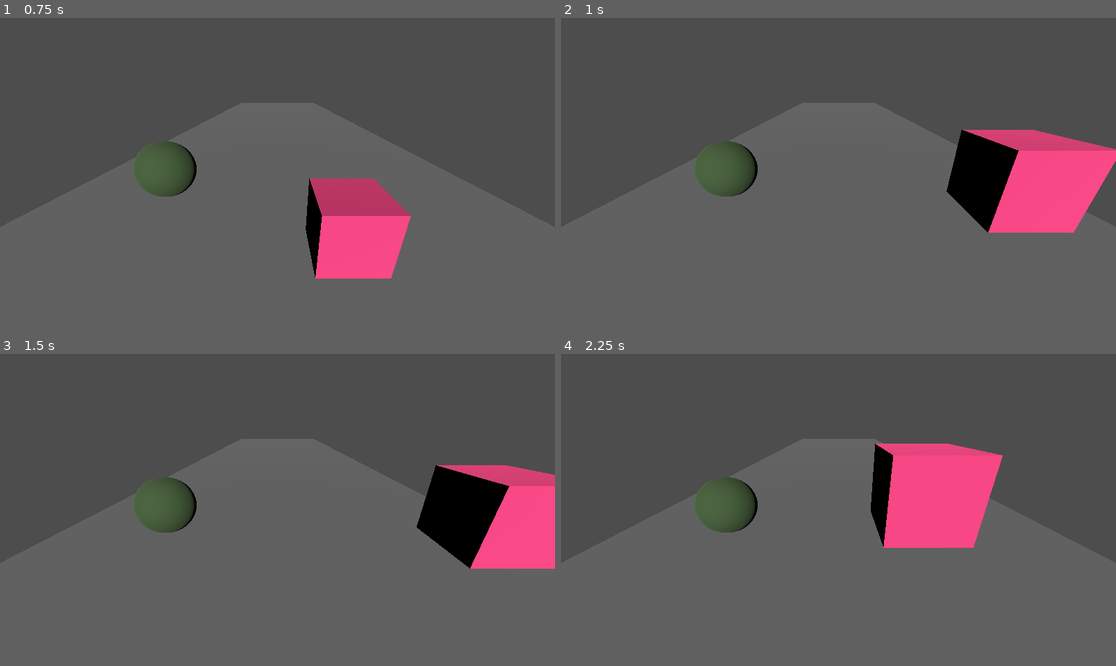
Above: before the commit, frames 1-4 (two rows, left to right).
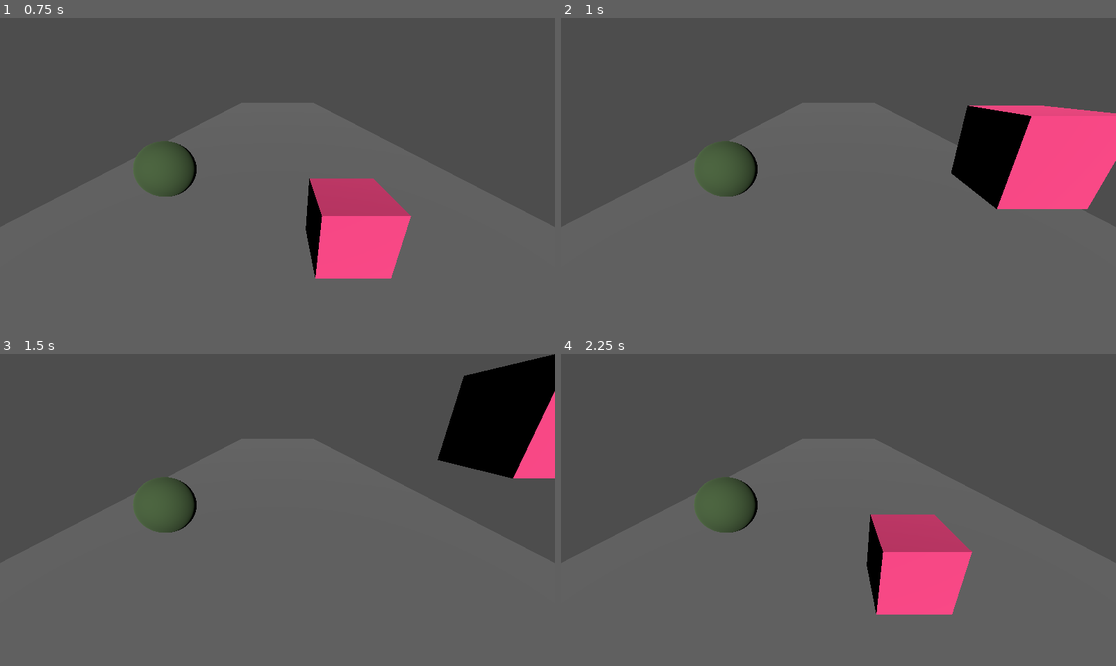
Above: after the commit, the same moments.

Repository: DoggyRuff6132/codedaylawinter2024
Game: Godot game, scene res://base_scene.tscn
The game is run twice, just before and just after one commit, with the same random seed, the same clock (stepped at 60 frames per second) and the same inputs.
Inputs:
- Up to frame 1 (0.75 s): hold D (Right) from 0.53 s (still down); tap S (Slide) at 0.6 s
- Up to frame 2 (1 s): keep holding D (Right); tap W (Jump) at 0.77, 0.8 s
- Up to frame 3 (1.5 s): tap W (Jump) at 1.07, 1.35 s; release D (Right) at 1.28 s; hold A (Left) from 1.28 s (still down)
- Up to frame 4 (2.25 s): tap W (Jump) at 1.52, 1.82 s; tap S (Slide) at 1.55, 2.1 s; release A (Left) at 2.03 s; hold D (Right) from 2.03 s (still down)

Frame 1 is identical in both runs. In frame 2, 5.3% of the frame differs, in the area x 69-100%, y 28-69%; in frame 3, 13%, in the area x 75-100%, y 0-69%; in frame 4, 10%.

Commit message:
Player  Movement + Jump
we no longer need to add a slide mechanic since we have no such obstecles

Diff:
--- a/CodeDayLA2024/Player.gd
+++ b/CodeDayLA2024/Player.gd
@@ -15,11 +15,12 @@
 
 	# Handle jump.
 	if Input.is_action_just_pressed("Jump") and is_on_floor():
-		velocity.y = JUMP_VELOCITY
+		velocity.y = JUMP_VELOCITY + 1.5
+
 
 	# Get the input direction and handle the movement/deceleration.
 	# As good practice, you should replace UI actions with custom gameplay actions.
-	var input_dir = Input.get_vector("Left", "Right", "Jump", "Slide")
+	var input_dir = Input.get_vector("Left", "Right", "Jump","Slide")
 	var direction = (transform.basis * Vector3(input_dir.x,0,0)).normalized()
 	if direction:
 		velocity.x = direction.x * SPEED
